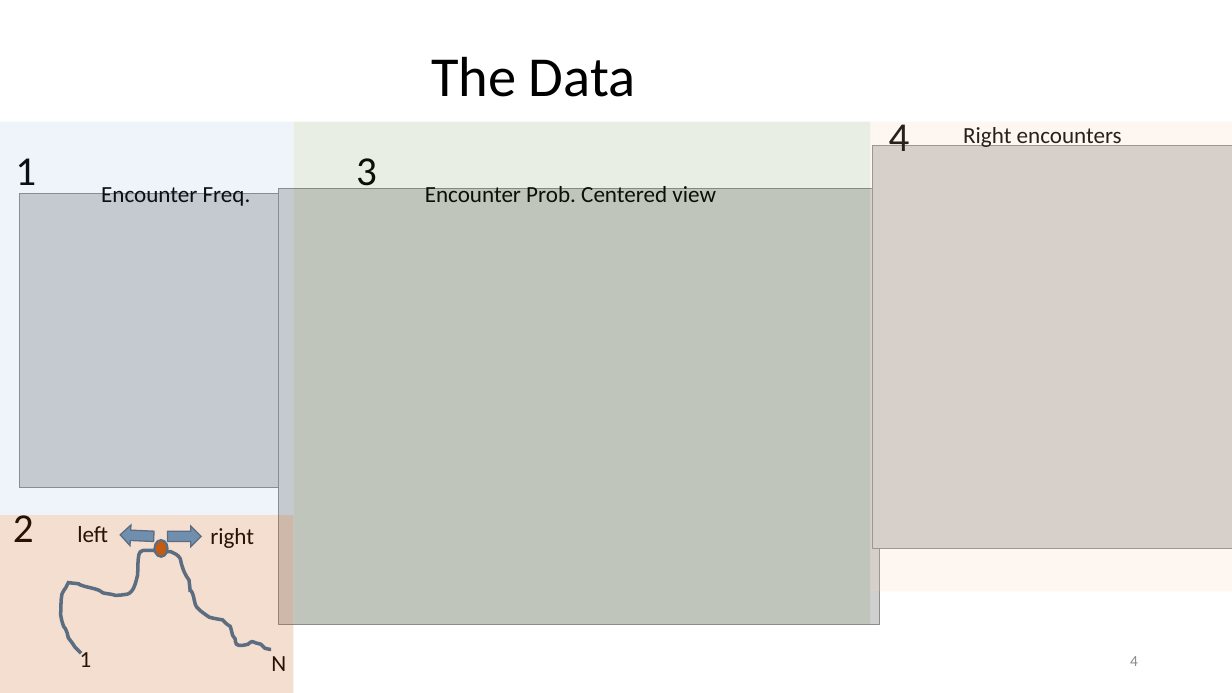
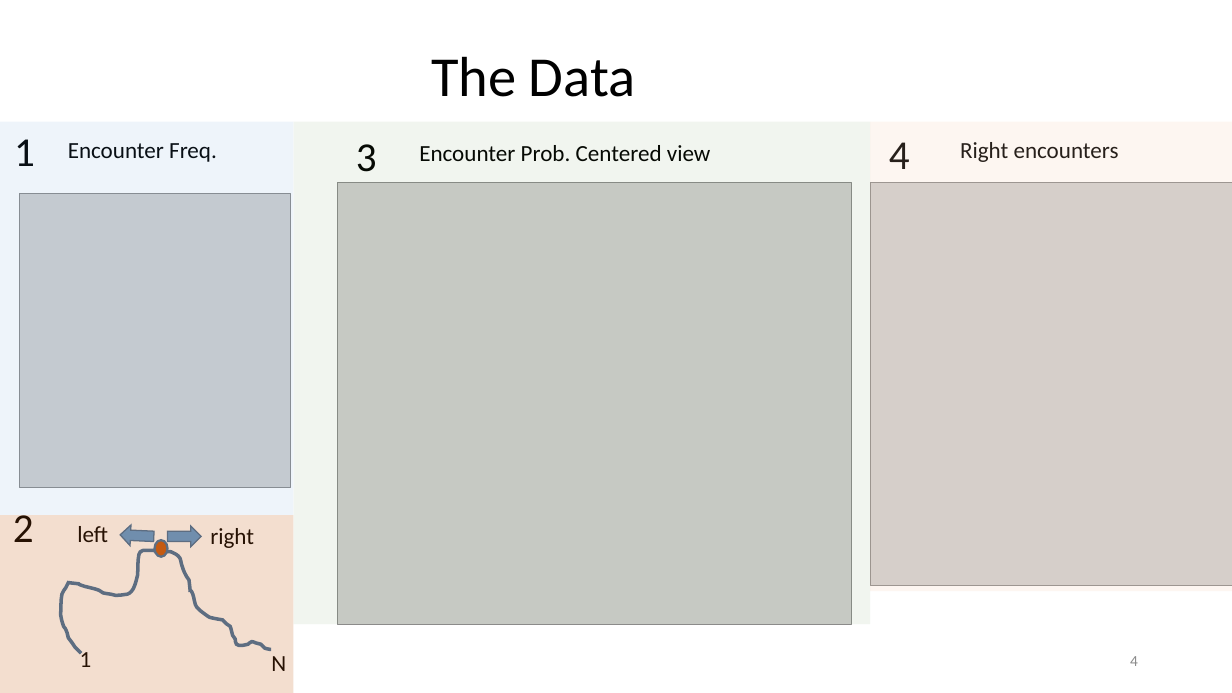
Before and after one commit to zhaENS/Project, a slide deck: slide 4 of Documents/lab Meetings/24-03-15/Polymer Reconstruction Using the HiC Experiments.pptx. Drawn at 1232x693 pixels with LibreOffice and Linux fonts; fonts in the diff are those of the drawing; grey boxes stand for pictures. Boxes give left, top, right and bottom in pixels: in the first picture for what was removed or moved away, otherwise in the second. Text is boxed around its words. In the diff, an @@ line names an element or a change of style, - is before the commit and + after.

```diff
--- a/Documents/lab Meetings/24-03-15/Polymer Reconstruction Using the HiC Experiments.pptx
+++ b/Documents/lab Meetings/24-03-15/Polymer Reconstruction Using the HiC Experiments.pptx
@@ text "1" rewrapped from box(15, 158, 36, 195) to box(14, 139, 35, 166) @@
@@ text "Encounter Freq." rewrapped from box(101, 182, 251, 206) to box(68, 143, 217, 162) @@
@@ rectangle at box(294, 122, 871, 625): fill #548235 at 13% opacity to #548235 at 8% opacity @@
@@ text "3" rewrapped from box(356, 158, 377, 196) to box(356, 144, 377, 172) @@
@@ text "Encounter Prob. Centered view" rewrapped from box(425, 182, 716, 202) to box(419, 145, 711, 161) @@
@@ text "4" rewrapped from box(889, 118, 910, 151) to box(889, 142, 910, 169) @@
@@ text "Right encounters": place and size @@
-text "Right encounters" at box(963, 127, 1122, 147)
+text "Right encounters" at box(960, 142, 1119, 162)
@@ picture: place and size @@
-picture at box(279, 189, 880, 625)
+picture at box(337, 183, 851, 625)
@@ picture: place and size @@
-picture at box(873, 145, 1232, 548)
+picture at box(871, 183, 1232, 586)
```
Also in this commit, not shown: 10 other slides changed, 2 slides added, 8 other files.
